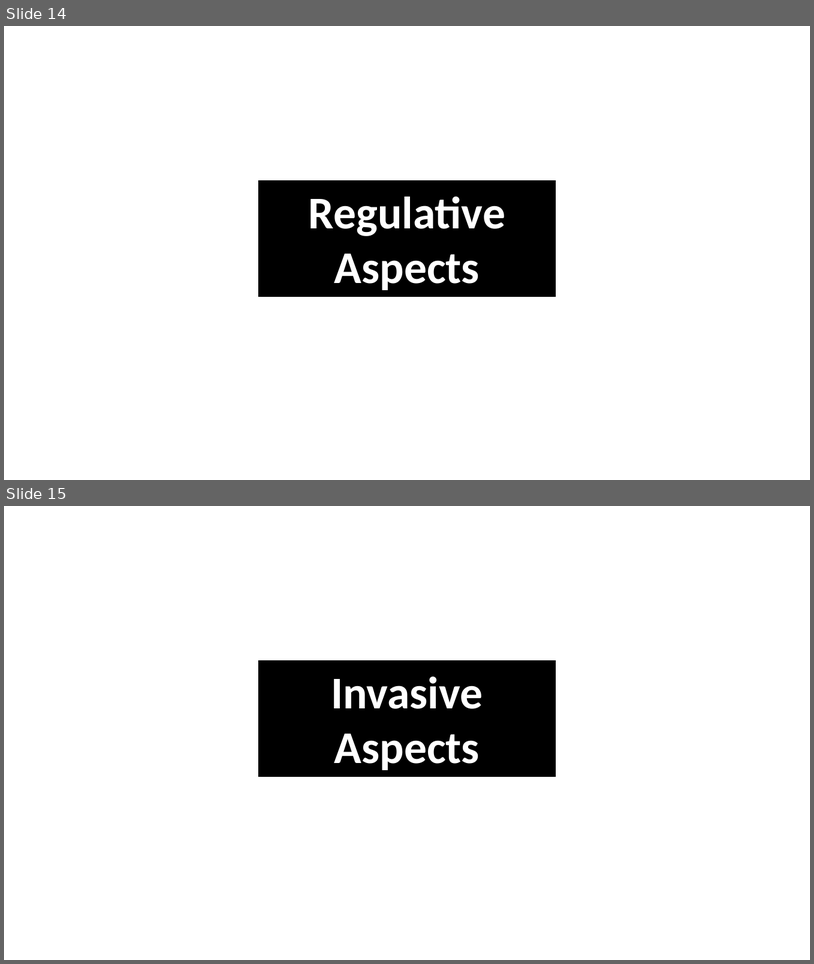
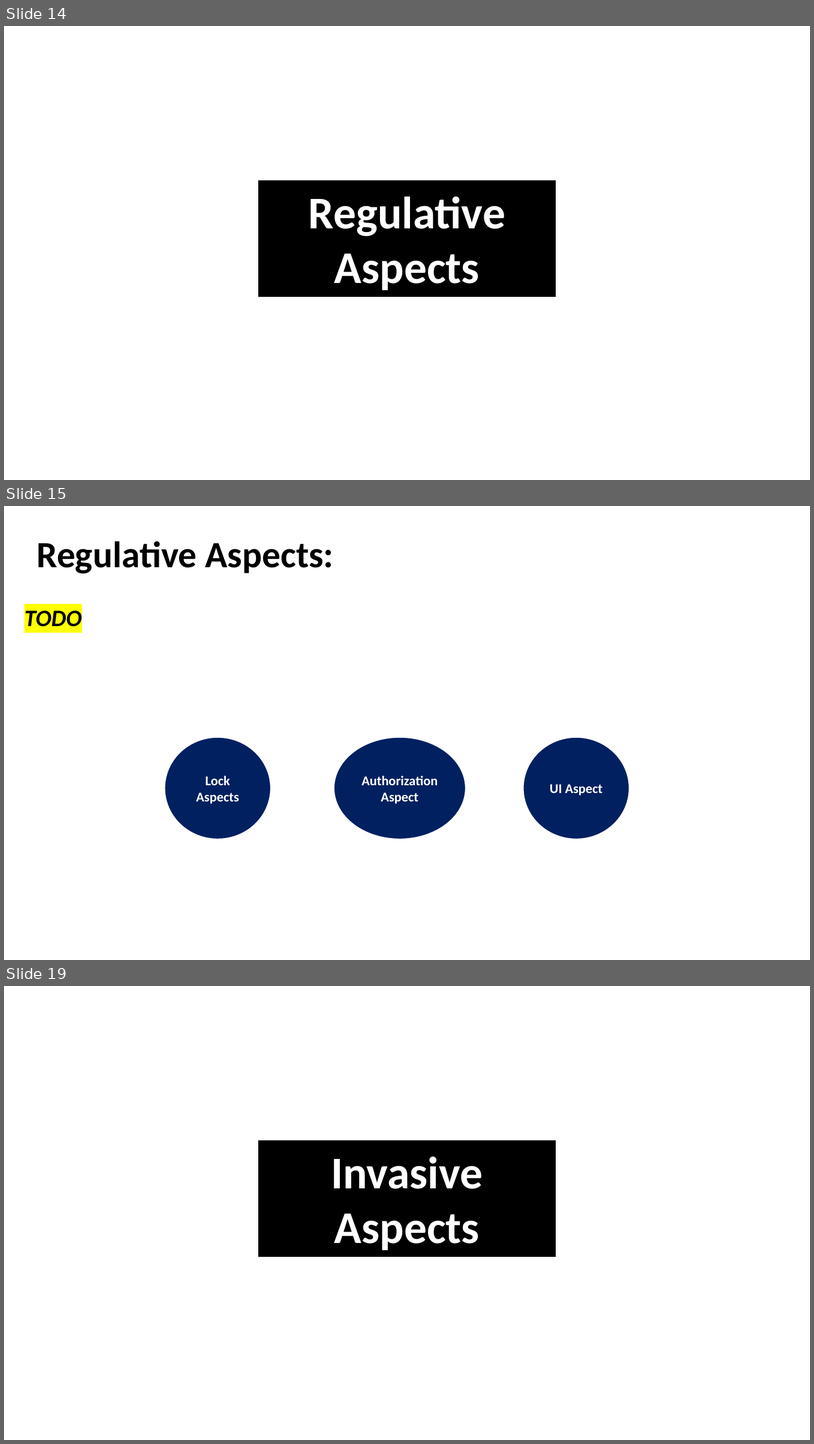
Before and after one commit to akotek/AOP, a slide deck: src/Final Project Presentation.pptx. Shown one above the other, each under a label of ours: slides 14 and 15 before the commit, slides 14, 15 and 19 after it; the slides between them are not shown. The pictures are 814x964 and 814x1444 pixels, drawn with LibreOffice and Linux fonts; fonts in the diff are those of the drawing. Boxes give left, top, right and bottom in pixels: in the first picture for what was removed or moved away, otherwise in the second. Text is boxed around its words. In the diff, an @@ line names an element or a change of style, - is before the commit and + after.

```diff
--- a/src/Final Project Presentation.pptx
+++ b/src/Final Project Presentation.pptx
@@ slide 15 added at <box>4,506,810,960</box>, background #FFFFFF @@
@@ title added at <box>36,541,334,574</box>, 44 pt, text #000000, bold @@
+Regulative Aspects:
@@ text added at <box>24,610,82,627</box>, 28 pt, text #000000, bold, italic @@
+TODO
@@ ellipse added at <box>165,737,271,839</box>, fill #002060, outline #FFFFFF 1 pt, 16 pt, text #FFFFFF, bold @@
+Lock Aspects
@@ ellipse added at <box>335,737,466,839</box>, fill #002060, outline #FFFFFF 1 pt, 16 pt, text #FFFFFF, bold @@
+Authorization Aspect
@@ ellipse added at <box>524,737,630,839</box>, fill #002060, outline #FFFFFF 1 pt, 16 pt, text #FFFFFF, bold @@
+UI Aspect
@@ what was slide 15 is now slide 19 @@
```
Also in this commit, not shown: 5 slides changed, 3 other slides added, 1 other file.
